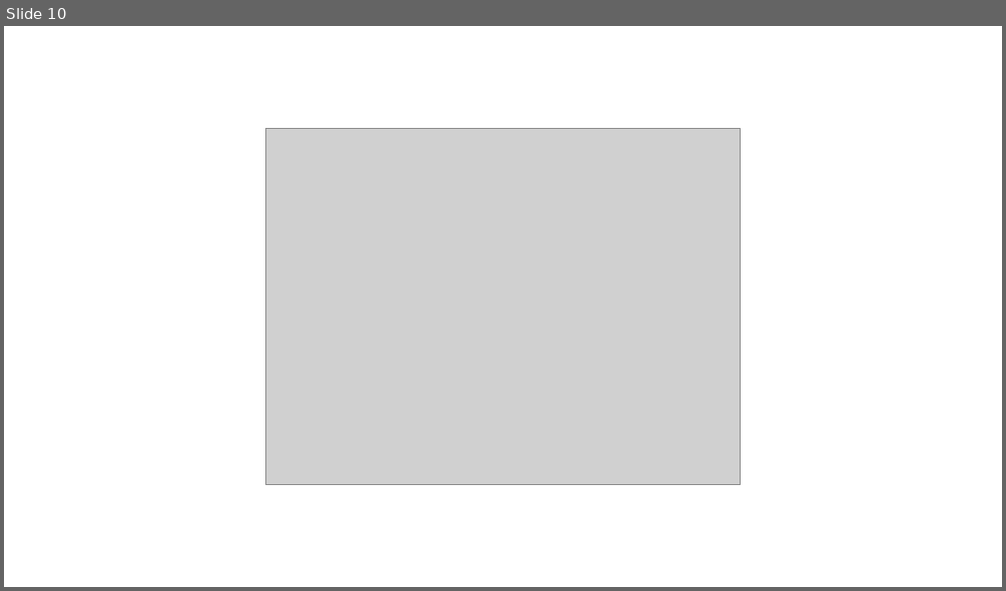
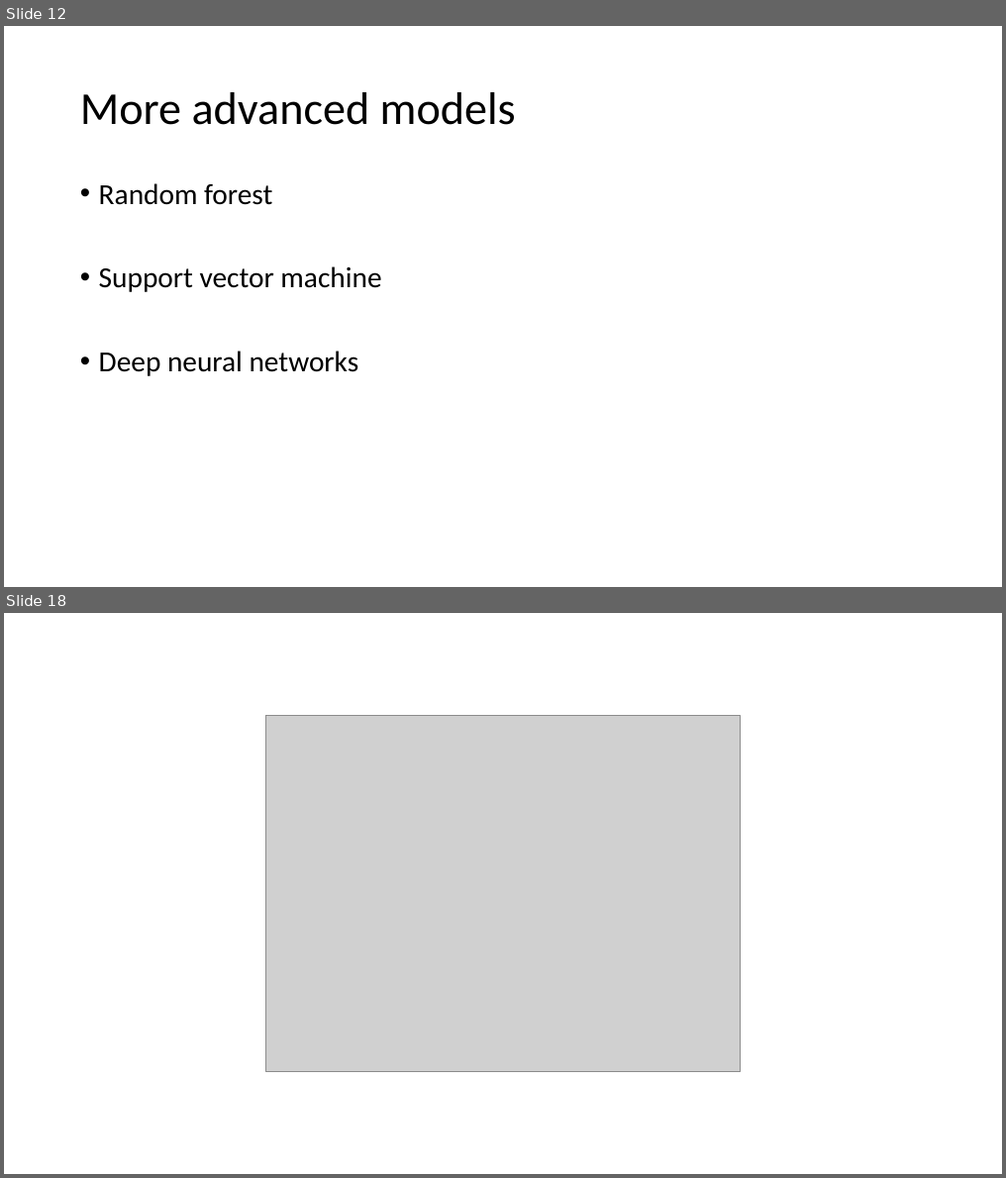
Before and after one commit to avanteijlingen/Tutorial-SB06, a slide deck: ActiveLearning.pptx. Shown one above the other, each under a label of ours: slide 10 before the commit, slides 12 and 18 after it; the slides between them are not shown. The pictures are 1006x591 and 1006x1178 pixels, drawn with LibreOffice and Linux fonts; fonts in the diff are those of the drawing; grey boxes stand for pictures. Boxes give left, top, right and bottom in pixels: in the first picture for what was removed or moved away, otherwise in the second. Text is boxed around its words. In the diff, an @@ line names an element or a change of style, - is before the commit and + after.

```diff
--- a/ActiveLearning.pptx
+++ b/ActiveLearning.pptx
@@ slide 12 added at (x1=4, y1=26, x2=1002, y2=587), background #FFFFFF @@
@@ title added at (x1=80, y1=92, x2=516, y2=125), 44 pt, text #000000 @@
+More advanced models
@@ text added at (x1=99, y1=183, x2=381, y2=376), 28 pt, text #000000 @@
+• Random forest
+• Support vector machine
+• Deep neural networks
@@ what was slide 10 is now slide 18 @@
```
Also in this commit, not shown: 1 slide changed, 8 other slides added, 2 slides removed.
